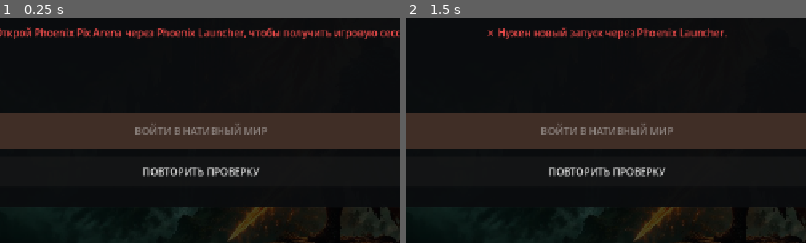
Above: before the commit, frames 1-2 (left to right).
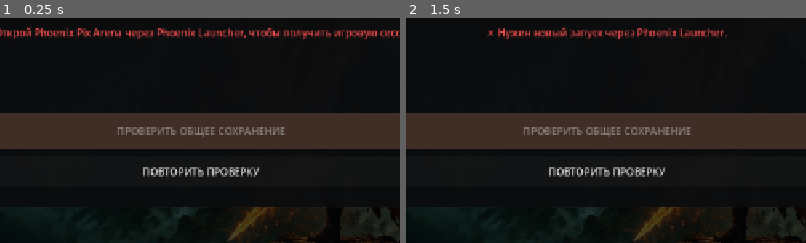
Above: after the commit, the same moments.

Repository: RayZenGreallyzzz/ppa-phoenixpixarena
Game: Godot game, scene res://main.tscn
Two runs of this game, one before a commit and one after it. Both use one fixed random seed, a clock stepped at 60 frames per second and the inputs below.
Inputs:
- Up to frame 1 (0.25 s): no input
- Up to frame 2 (1.5 s): click "ПОВТОРИТЬ ПРОВЕРКУ" at 0.5 s; click "ПОВТОРИТЬ ПРОВЕРКУ" at 1.25 s
The pictures show only the part of the screen within x 25-75%, y 37-87%; the shares and areas given below are measured in that part.

The runs differ from the first frame. In frame 1, 0.9% of the frame differs, in the area x 29-71%, y 47-53%; in frame 2, 0.9%.

Commit message:
Godot: read shared PPA character save through authenticated read-only state API

Diff:
--- a/native-godot/scripts/main.gd
+++ b/native-godot/scripts/main.gd
@@ -10,6 +10,9 @@
 var request_mode := ""
 var session_token := ""
 var account: Dictionary = {}
+var player_snapshot: Dictionary = {}
+var snapshot_version := ""
+var snapshot_loaded_at := ""
 
 var status_label: Label
 var title_label: Label
@@ -133,10 +136,10 @@
     stack.add_child(spacer)
 
     play_button = Button.new()
-    play_button.text = "ВОЙТИ В НАТИВНЫЙ МИР"
+    play_button.text = "ПРОВЕРИТЬ ОБЩЕЕ СОХРАНЕНИЕ"
     play_button.custom_minimum_size = Vector2(0, 58)
     play_button.disabled = true
-    play_button.pressed.connect(_show_native_world)
+    play_button.pressed.connect(_load_player_state)
     _style_primary_button(play_button)
     stack.add_child(play_button)
 
@@ -231,6 +234,24 @@
     if request_mode == "me":
         account = data.get("account", {})
         _show_connected()
+        return
+
+    if request_mode == "state":
+        if data.get("ok", false) != true or data.get("readOnly", false) != true or str(data.get("gameId", "")) != GAME_ID:
+            _show_error("Сервер вернул неподтверждённое состояние PPA.")
+            return
+        if not (data.get("state") is Dictionary):
+            _show_error("Сохранение имеет неожиданный формат.")
+            return
+        player_snapshot = data.get("state", {})
+        snapshot_version = str(data.get("version", ""))
+        snapshot_loaded_at = str(data.get("updatedAt", ""))
+        status_label.text = "✓ Сохранение загружено с общего сервера PPA (только чтение)"
+        status_label.add_theme_color_override("font_color", Color("#53CDAB"))
+        details_label.text = "Версия: %s · Обновлено: %s\nНикакие данные не изменены." % [snapshot_version, snapshot_loaded_at]
+        play_button.text = "ОБНОВИТЬ СОХРАНЕНИЕ"
+        play_button.disabled = false
+        retry_button.visible = false
 
 func _show_connected() -> void:
     var nickname := str(account.get("nickname", "Phoenix"))
@@ -268,13 +289,20 @@
     else:
         _show_error("Нужен новый запуск через Phoenix Launcher.")
 
-func _show_native_world() -> void:
-    title_label.text = "PPA NATIVE WORLD · BRIDGE ONLINE"
-    status_label.text = "✓ Launcher → Godot → Phoenix Backend → PPA профиль работает"
-    status_label.add_theme_color_override("font_color", Color("#53CDAB"))
-    details_label.text = "Следующий слой: город, карта, Player3D, управление и боевая логика."
-    play_button.text = "МОСТ ПОДКЛЮЧЁН"
+func _load_player_state() -> void:
+    if session_token.is_empty():
+        _show_error("Игровая сессия отсутствует.")
+        return
+    request_mode = "state"
     play_button.disabled = true
+    status_label.text = "Читаем актуальное сохранение персонажа PPA…"
+    var headers := PackedStringArray([
+        "Accept: application/json",
+        "Authorization: Bearer " + session_token
+    ])
+    var err := http.request(API_BASE + "/api/game/state", headers, HTTPClient.METHOD_GET)
+    if err != OK:
+        _show_error("Ошибка запроса сохранения: %s" % error_string(err))
 
 func _save_session(token: String) -> void:
     var file := FileAccess.open(SESSION_FILE, FileAccess.WRITE)
